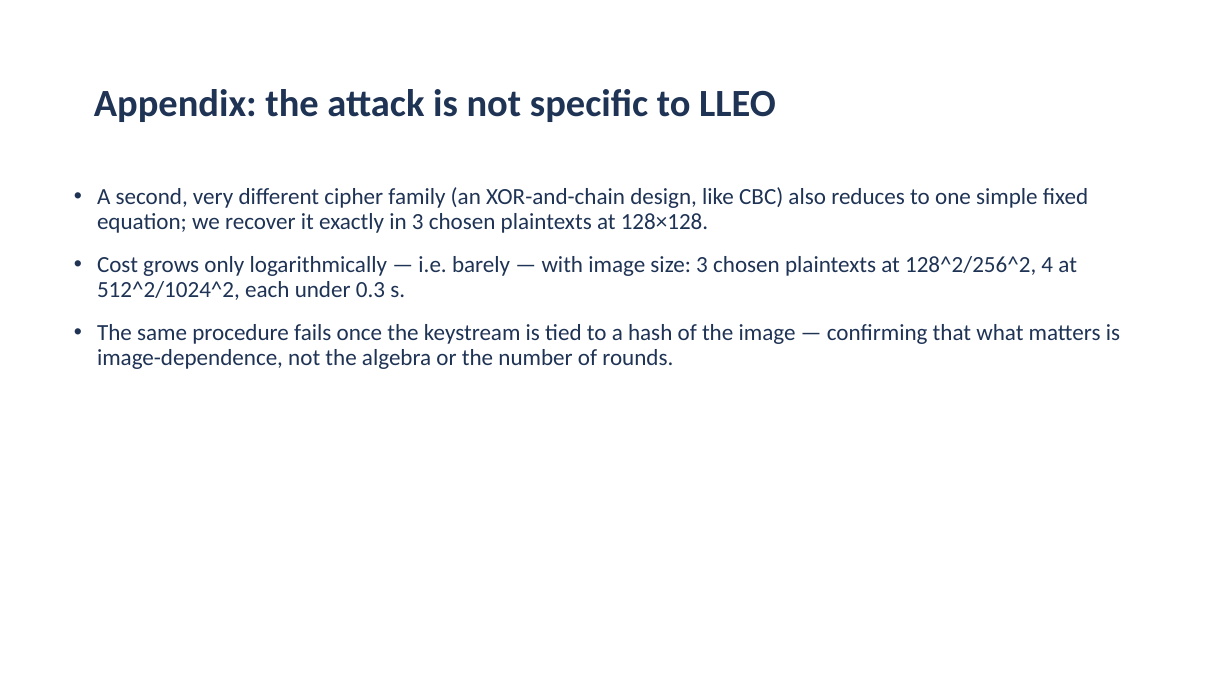
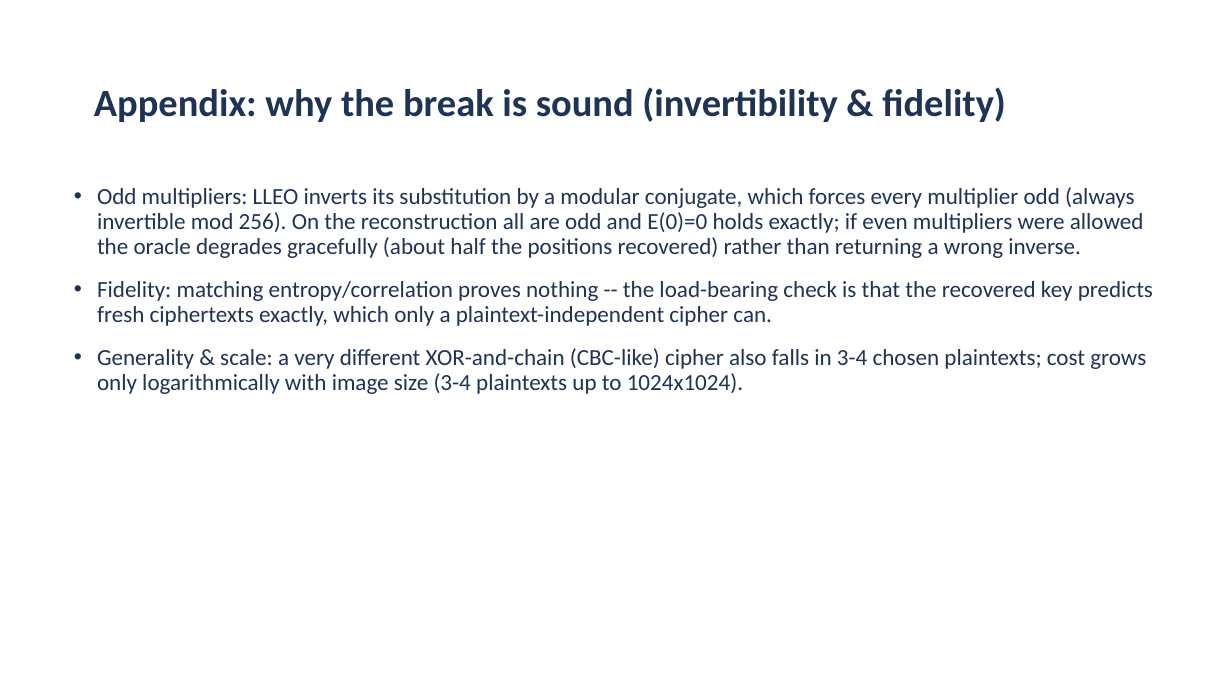
Before and after one commit to aiparallel0/chaoscrypt, a slide deck: slide 14 of papers/paper1-chaos-cpa/presentation.pptx (slide 13 before the commit). Drawn at 1232x693 pixels with LibreOffice and Linux fonts; fonts in the diff are those of the drawing; background and template pictures are left out. Boxes give left, top, right and bottom in pixels: in the first picture for what was removed or moved away, otherwise in the second. Text is boxed around its words. In the diff, an @@ line names an element or a change of style, - is before the commit and + after.

```diff
--- a/papers/paper1-chaos-cpa/presentation.pptx
+++ b/papers/paper1-chaos-cpa/presentation.pptx
@@ title at (94, 87, 1006, 122): text changed @@
-Appendix: the attack is not specific to LLEO
+Appendix: why the break is sound (invertibility & fidelity)
@@ text at (97, 187, 1153, 394): text changed @@
-• A second, very different cipher family (an XOR-and-chain design, like CBC) also reduces to one simple fixed equation; we recover it exactly in 3 chosen plaintexts at 128×128.
-• Cost grows only logarithmically — i.e. barely — with image size: 3 chosen plaintexts at 128^2/256^2, 4 at 512^2/1024^2, each under 0.3 s.
-• The same procedure fails once the keystream is tied to a hash of the image — confirming that what matters is image-dependence, not the algebra or the number of rounds.
+• Odd multipliers: LLEO inverts its substitution by a modular conjugate, which forces every multiplier odd (always invertible mod 256). On the reconstruction all are odd and E(0)=0 holds exactly; if even multipliers were allowed the oracle degrades gracefully (about half the positions recovered) rather than returning a wrong inverse.
+• Fidelity: matching entropy/correlation proves nothing -- the load-bearing check is that the recovered key predicts fresh ciphertexts exactly, which only a plaintext-independent cipher can.
+• Generality & scale: a very different XOR-and-chain (CBC-like) cipher also falls in 3-4 chosen plaintexts; cost grows only logarithmically with image size (3-4 plaintexts up to 1024x1024).
```
Also in this commit, not shown: 2 other slides changed, 1 slide added, 26 other files.
